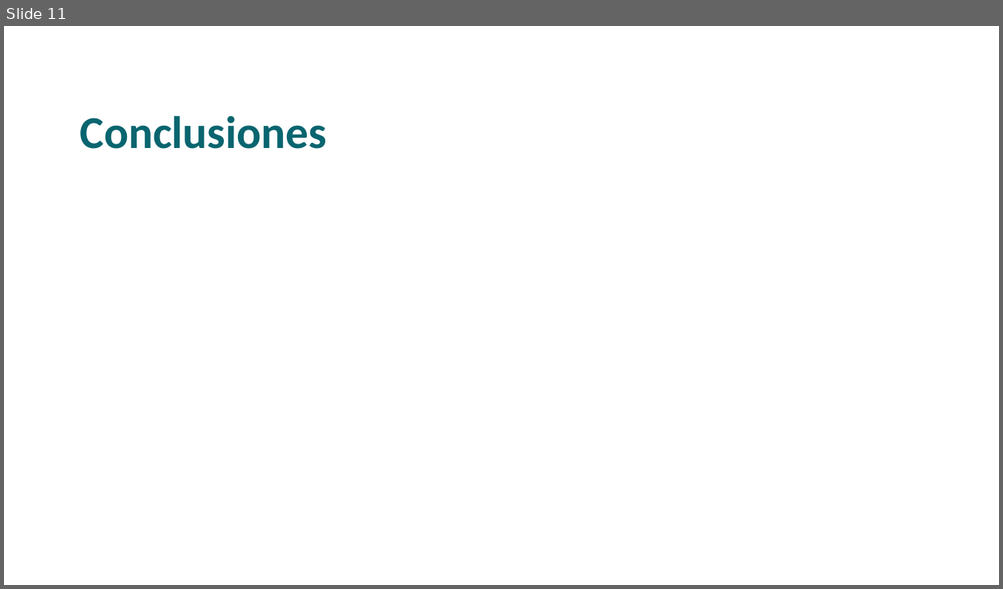
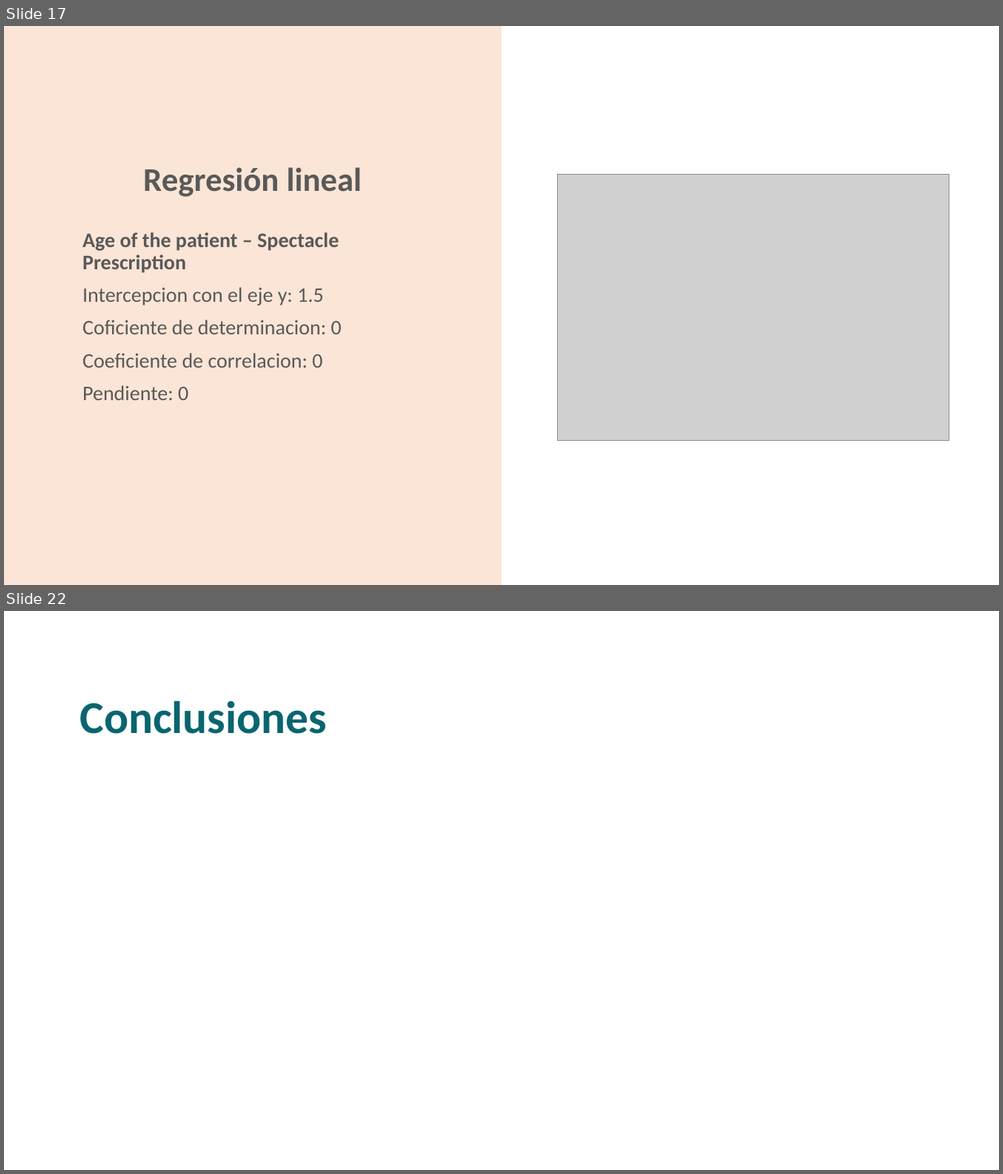
Before and after one commit to JuanAguilarDev/Data-mining-project, a slide deck: Plantilla Exposición.pptx. Shown one above the other, each under a label of ours: slide 11 before the commit, slides 17 and 22 after it; the slides between them are not shown. The pictures are 1003x589 and 1003x1174 pixels, drawn with LibreOffice and Linux fonts; fonts in the diff are those of the drawing; grey boxes stand for pictures; background and template pictures are left out. Boxes give left, top, right and bottom in pixels: in the first picture for what was removed or moved away, otherwise in the second. Text is boxed around its words. In the diff, an @@ line names an element or a change of style, - is before the commit and + after.

```diff
--- a/Plantilla Exposición.pptx
+++ b/Plantilla Exposición.pptx
@@ slide 17 added at (4, 26, 999, 585), background #FFFFFF @@
@@ rectangle added at (4, 26, 502, 585), fill #FBE5D6 @@
@@ title added at (143, 167, 362, 197), 32 pt, text #595959, bold @@
+Regresión lineal
@@ picture added at (558, 175, 949, 442) @@
@@ text added at (82, 232, 341, 400), 20 pt, text #595959 @@
+Age of the patient – Spectacle Prescription
+Intercepcion con el eje y: 1.5
+Coficiente de determinacion: 0
+Coeficiente de correlacion: 0
+Pendiente: 0
@@ what was slide 11 is now slide 22 @@
```
Also in this commit, not shown: 5 slides changed, 14 other slides added, 4 slides removed.
